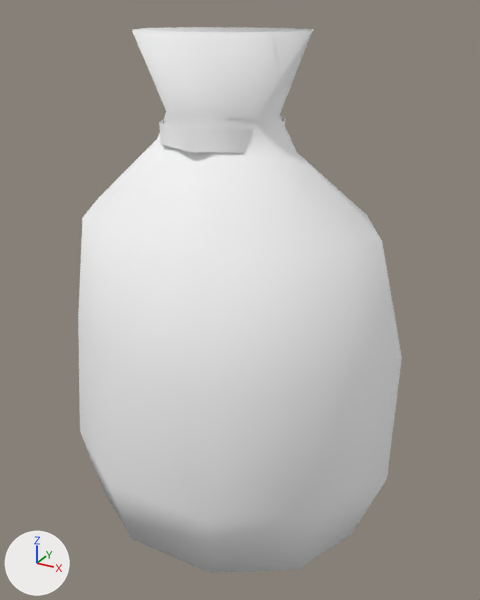
One commit to the glTF model games/yorimichi/assets/belmonte/meshes/SM_BM_BP_Sack.glb: the scene before it, then after it.
One viewpoint serves both versions: a 50 mm lens placed at (0.411, -0.707, 0.682), pointed at (0.02, 0.003, 0.327). The lights are fixed; the arrows at lower left show +X, +Y and +Z. The older version comes first. Vertices at exactly the same position are counted once.

Names of what the first picture shows: 'SM_BM_BP_Sack'.
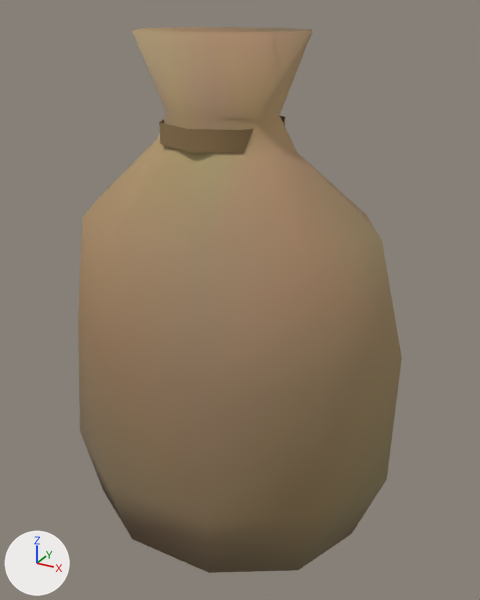
Where the change shows, as pixel boxes (x1, y1, x2, y2) in the pictures (480 x 600 px):
part 1 of me_sm_bp_sack, recoloured (white to brown)
    both: (78, 116, 402, 573)
part 2 of me_sm_bp_sack, recoloured (white to brown)
    both: (83, 27, 382, 258)

Patch to the scene script:
```diff
--- a/games/yorimichi/assets/belmonte/meshes/SM_BM_BP_Sack.glb.py
+++ b/games/yorimichi/assets/belmonte/meshes/SM_BM_BP_Sack.glb.py
@@ me_sm_bp_sack @@
 me_sm_bp_sack.from_pydata(...)  # 88 vertices, 156 faces; spans x -0.239..0.242, y -0.192..0.182, z 0.0..0.66
 # used by ob_sm_bm_bp_sack; location = (0.0, 0.0, 0.0)
+# me_sm_bp_sack part 1: 87 faces centred in x -0.21..0.224, y -0.179..0.175, z 0.007..0.552 are repainted in the vertex colours; the middle colour goes from white #ffffff to brown #8e7b59
+# me_sm_bp_sack part 2: 69 faces centred in x -0.152..0.153, y -0.096..0.121, z 0.47..0.647 are repainted in the vertex colours; the middle colour goes from white #ffffff to brown #b49870
 me_sm_bp_sack.materials.append(mat_bm_000_m_vcol_017)
```
